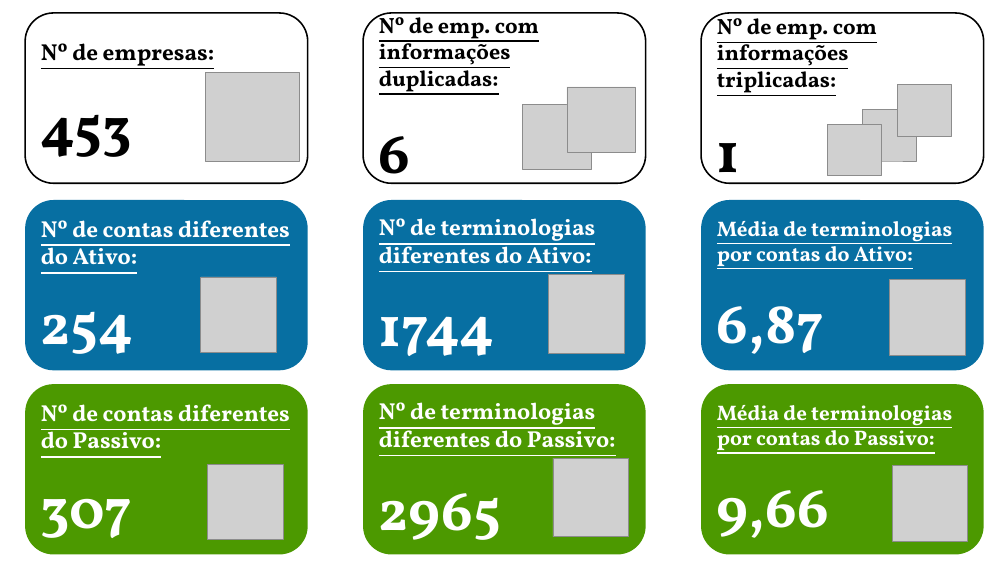
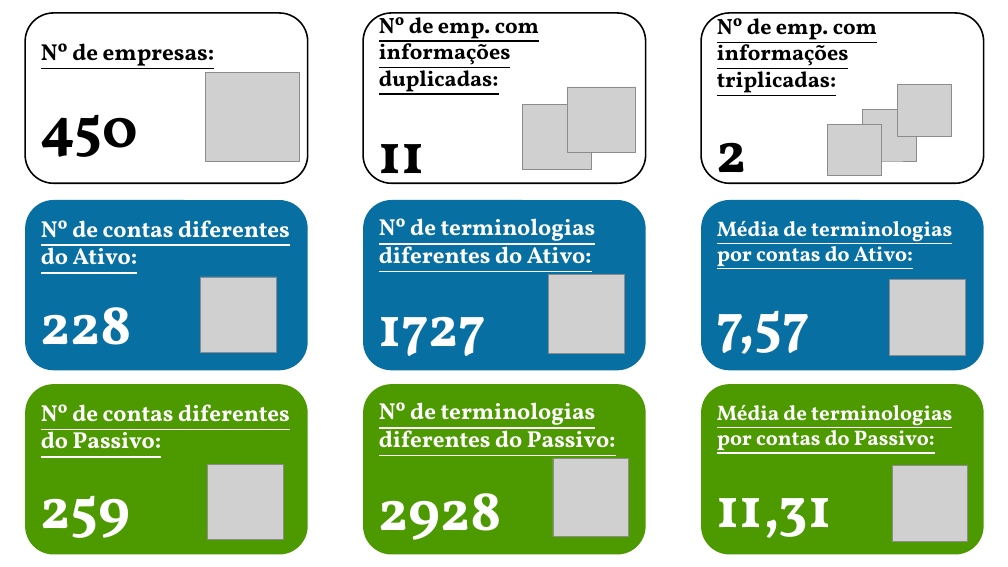
Before and after one commit to caio-azevedo/complexidade_terminologica, a slide deck: slide 1 of sumario.pptx. Drawn at 1008x567 pixels with LibreOffice and Linux fonts; fonts in the diff are those of the drawing; grey boxes stand for pictures. Boxes give left, top, right and bottom in pixels: in the first picture for what was removed or moved away, otherwise in the second. Text is boxed around its words. In the diff, an @@ line names an element or a change of style, - is before the commit and + after.

```diff
--- a/sumario.pptx
+++ b/sumario.pptx
@@ text in rounded rectangle at (41, 114, 138, 157): text changed @@
-453
+450
@@ text in rounded rectangle at (379, 144, 425, 184): text changed @@
-6
+11
@@ text in rounded rectangle at (717, 142, 747, 184): text changed @@
-1
+2
@@ text in rounded rectangle at (41, 307, 133, 370): text changed @@
-254
+228
@@ text in rounded rectangle at (379, 316, 486, 372): text changed @@
-1744
+1727
@@ text in rounded rectangle at (717, 310, 810, 369): text changed @@
-6,87
+7,57
@@ text in rounded rectangle at (41, 495, 130, 555): text changed @@
-307
+259
@@ text in rounded rectangle at (379, 493, 502, 556): text changed @@
-2965
+2928
@@ text in rounded rectangle at (717, 498, 832, 553): text changed @@
-9,66
+11,31
```
Also in this commit, not shown: 1 other file.
